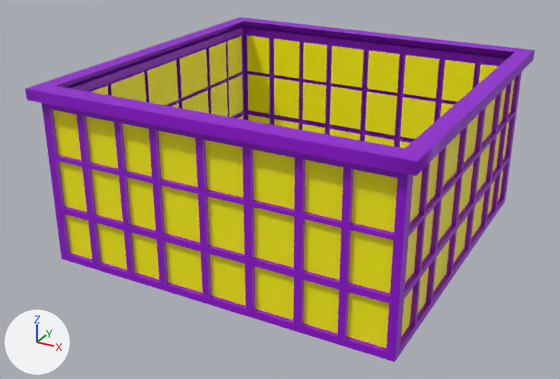
Renders of the FBX model Assets/Meshes/Building_Large_Peice_003.fbx from each side of a commit.
One viewpoint serves both versions: a camera (50 mm lens) standing at (77.8, -172.3, 111.6) and looking at (-2.6, -26.1, 38.5). Arrows for +X, +Y and +Z are at lower left; the lights stay in place. Where no turn or scale is listed for an object, it has been applied to the vertices.

The scene before the commit, as lines of its bpy script (objects in view):
```python
me_mesh = bpy.data.meshes.new('Mesh')
me_mesh.from_pydata(...)  # 908 vertices, 912 faces; spans x -42.0..42.0, y -42.0..42.0, z 0.0..40.0
# faces by material slot: [822, 90]
me_mesh.materials.append(mat_mainbuilding)  # purple #9300d5
me_mesh.materials.append(mat_windows)  # yellow #fff700
ob_building_large_piece_003 = bpy.data.objects.new('Building_Large_Piece_003', me_mesh)
ob_building_large_piece_003.location = (0.0, -20.6, 26.7)
```
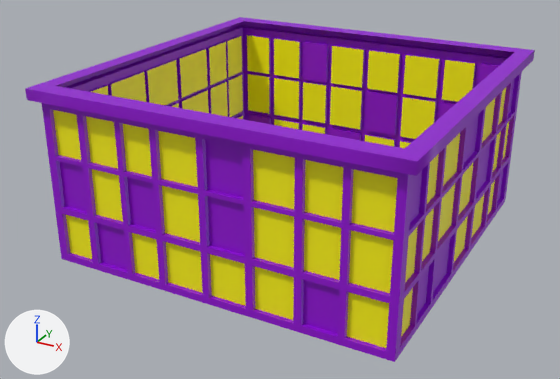
Pixel boxes [x1, y1, x2, y2] of what changed, in the pictures (560 x 379 px):
```json
{"part": 1, "of": "me_mesh", "change": "recoloured", "before": [59, 114, 490, 334], "after": [59, 114, 490, 334], "on screen": "yellow to purple"}
{"part": 2, "of": "me_mesh", "change": "recoloured", "before": [303, 42, 515, 201], "after": [303, 42, 515, 201], "on screen": "yellow to purple"}
{"part": 3, "of": "me_mesh", "change": "recoloured", "before": [248, 115, 270, 124], "after": [248, 115, 270, 124]}
```

The change, as JSON lines over the scene's bpy script:
```json
{"block": "me_mesh", "where": "me_mesh.from_pydata(...)  # 908 vertices, 912 faces; spans x -42.0..42.0, y -42.0..42.0, z 0.0..40.0"}
{"block": "me_mesh", "where": "# used by ob_building_large_piece_003; location = (0.0, -20.6, 26.7)"}
{"block": "me_mesh", "change": "me_mesh part 1: 11 of the faces centred in x -34.3..39.0, y -39.0..13.5, z 6.7..30.5 switch from mat_windows (yellow #fff700) to mat_mainbuilding (purple #9300d5)"}
{"block": "me_mesh", "change": "me_mesh part 2: 8 of the faces centred in x -16.0..39.0, y 33.9..39.0, z 6.7..30.5 switch from mat_windows (yellow #fff700) to mat_mainbuilding (purple #9300d5)"}
{"block": "me_mesh", "change": "me_mesh part 3: 1 of the faces centred in x -34.3, y 39.0, z 6.7 switch from mat_windows (yellow #fff700) to mat_mainbuilding (purple #9300d5)"}
```
